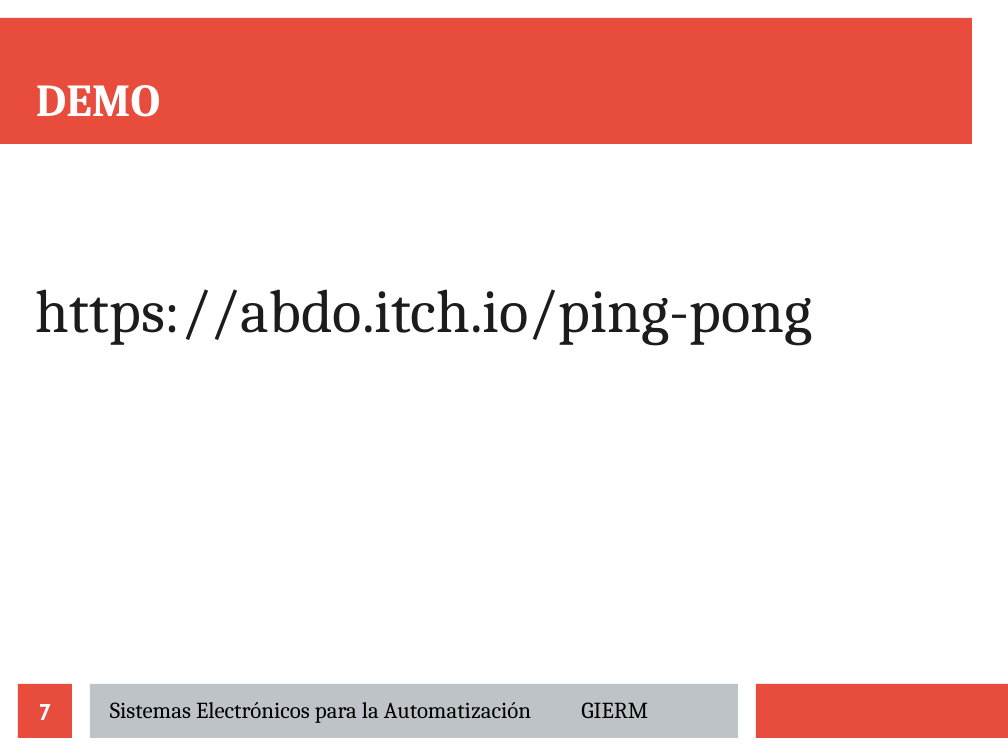
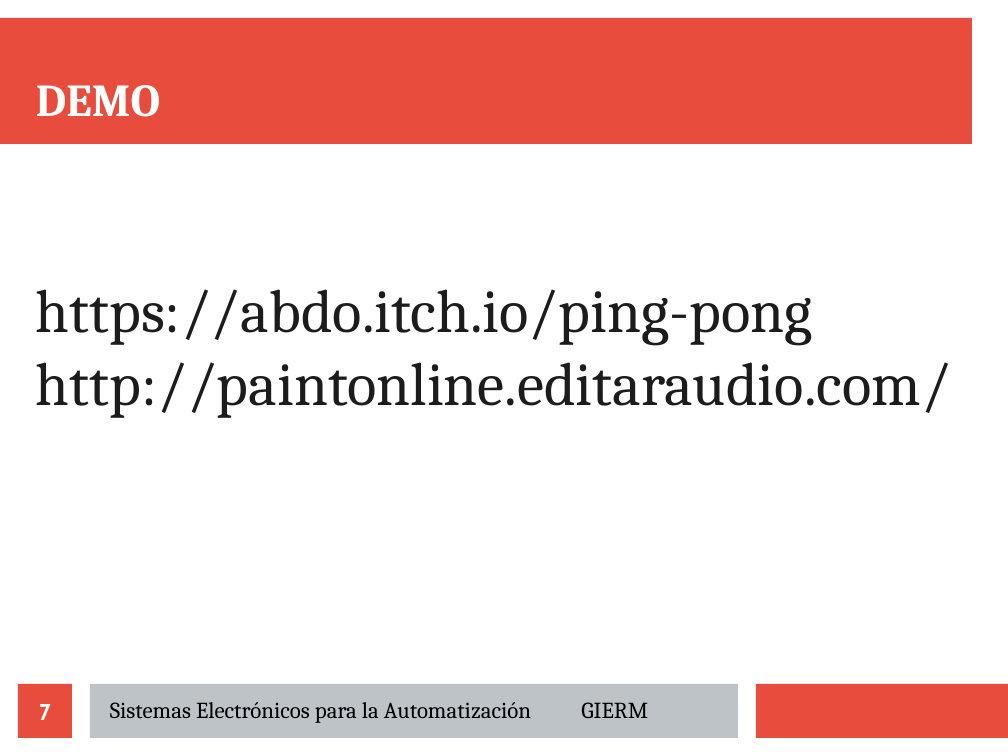
Before and after one commit to Richard-Haes-Ellis/Tiwiimo, a slide deck: slide 7 of docs/presentacion/defensa.odp. Drawn at 1008x756 pixels with LibreOffice and Linux fonts; fonts in the diff are those of the drawing. Boxes give left, top, right and bottom in pixels: in the first picture for what was removed or moved away, otherwise in the second. Text is boxed around its words. In the diff, an @@ line names an element or a change of style, - is before the commit and + after.

```diff
--- a/docs/presentacion/defensa.odp
+++ b/docs/presentacion/defensa.odp
@@ subtitle at box(36, 362, 951, 418): paragraph added @@
+http://paintonline.editaraudio.com/
```
Also in this commit, not shown: 4 other slides changed.
